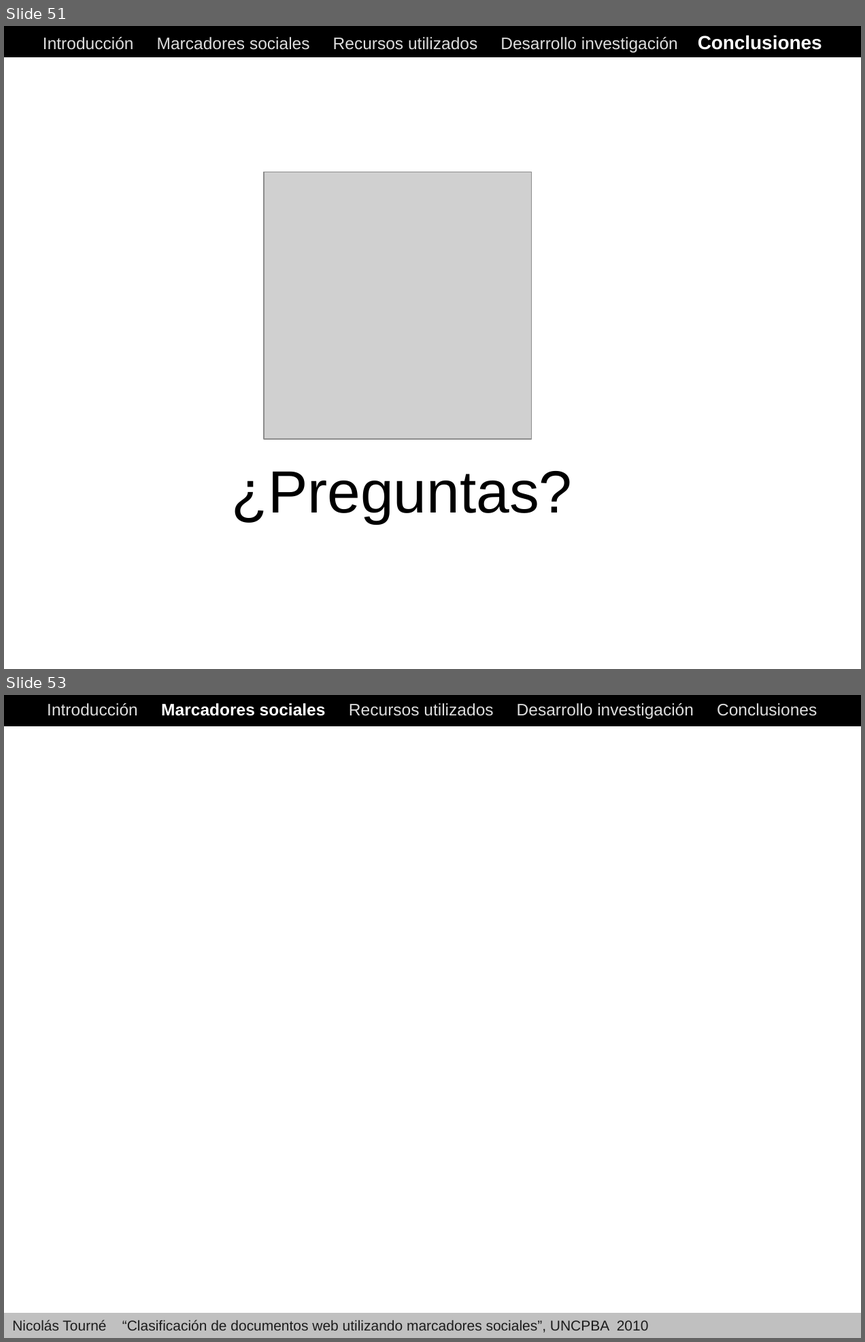
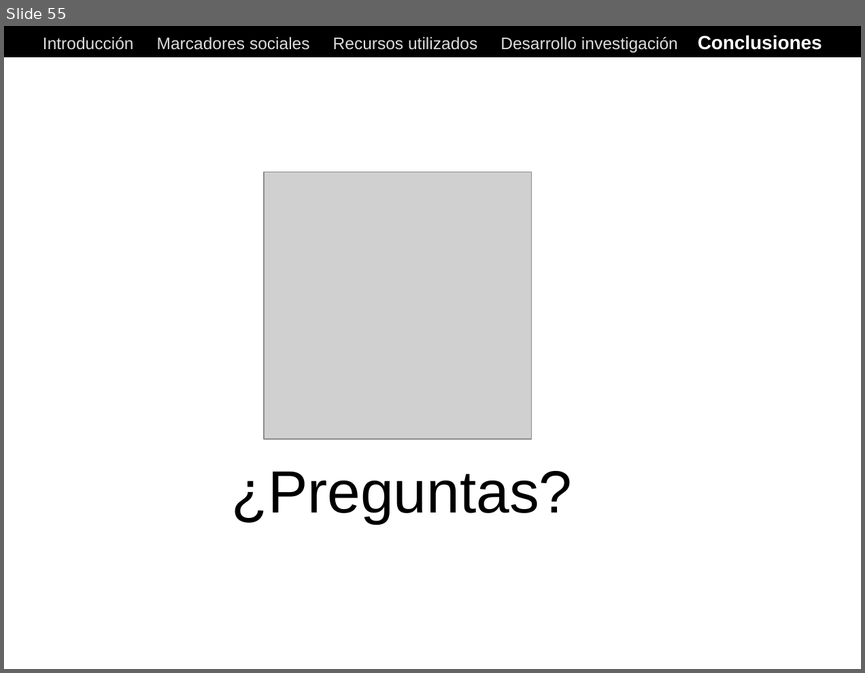
Before and after one commit to ak907kenai/nicotournetesis, a slide deck: docs_trunk/Nicolás Tourné - Presentación Tesis (v1).ppt. Shown one above the other, each under a label of ours: slides 51 and 53 before the commit, slide 55 after it; the slides between them are not shown. The pictures are 865x1342 and 865x673 pixels, drawn with LibreOffice and Linux fonts; fonts in the diff are those of the drawing; grey boxes stand for pictures. Boxes give left, top, right and bottom in pixels: in the first picture for what was removed or moved away, otherwise in the second. Text is boxed around its words. In the diff, an @@ line names an element or a change of style, - is before the commit and + after.

```diff
--- a/docs_trunk/Nicolás Tourné - Presentación Tesis (v1).ppt
+++ b/docs_trunk/Nicolás Tourné - Presentación Tesis (v1).ppt
@@ slide 53 removed at [4, 695, 861, 1338], background #FFFFFF @@
@@ rectangle removed at [4, 695, 861, 726] @@
@@ text removed at [47, 703, 817, 719] @@
-Introducción Marcadores sociales Recursos utilizados Desarrollo investigación Conclusiones
@@ rectangle removed at [4, 1312, 861, 1338] @@
@@ text removed at [12, 1319, 649, 1332] @@
-Nicolás Tourné “Clasificación de documentos web utilizando marcadores sociales”, UNCPBA 2010
@@ what was slide 51 is now slide 55 @@
```
Also in this commit, not shown: 2 slides changed, 4 slides added, 2 other slides removed.
